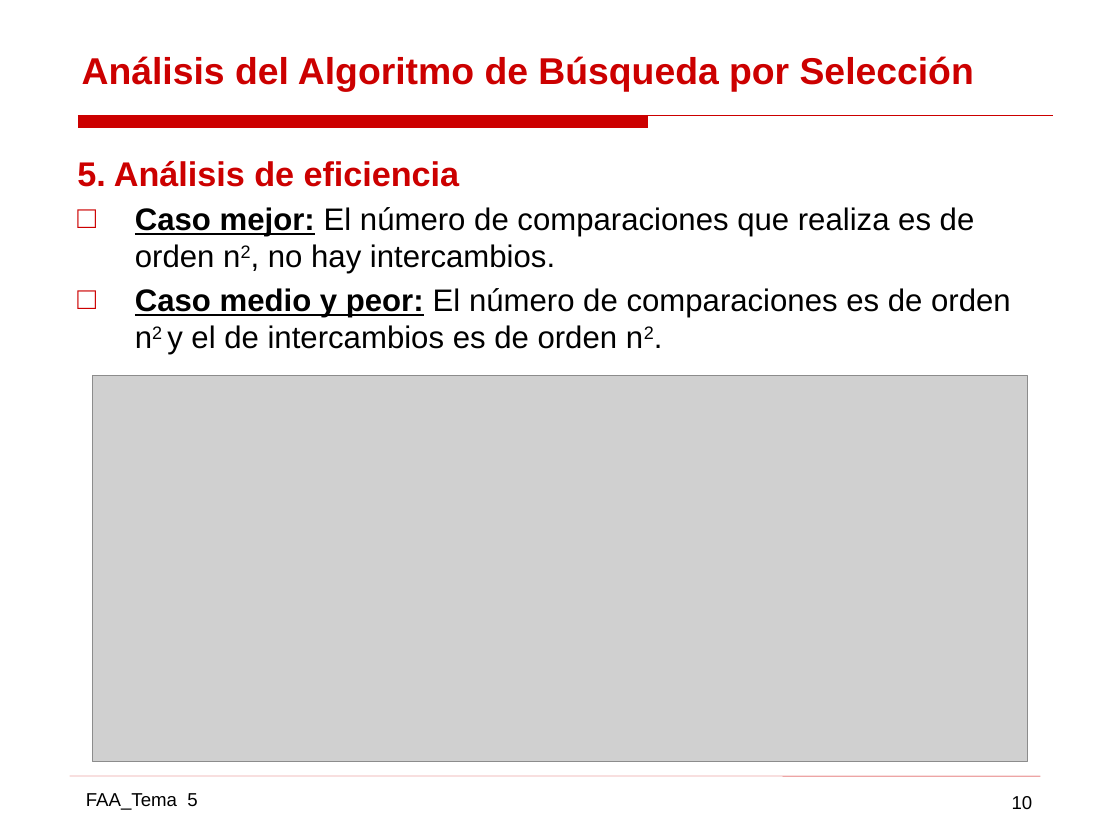
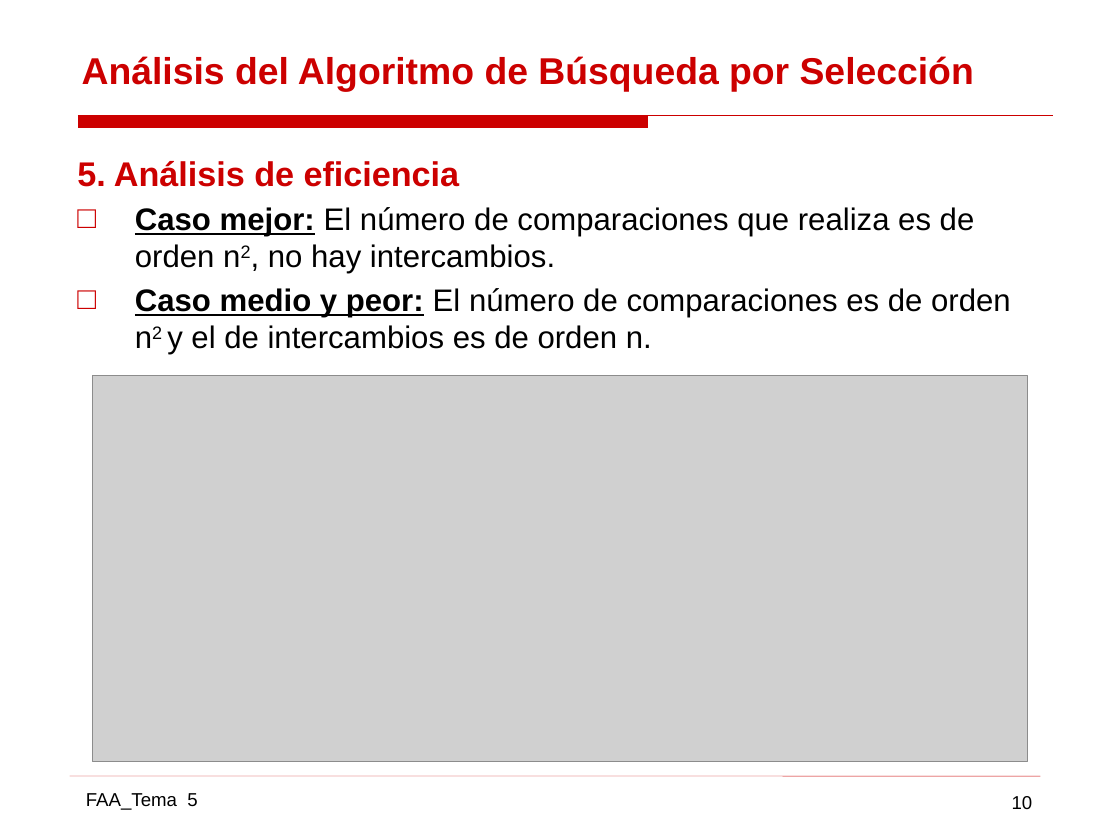
Before and after one commit to gabrielpr96/ETSIcode, a slide deck: slide 10 of FAA/Practica 2 AAD/AAD_11.pptx. Drawn at 1120x840 pixels with LibreOffice and Linux fonts; fonts in the diff are those of the drawing; grey boxes stand for pictures. Boxes give left, top, right and bottom in pixels: in the first picture for what was removed or moved away, otherwise in the second. Text is boxed around its words. In the diff, an @@ line names an element or a change of style, - is before the commit and + after.

```diff
--- a/FAA/Practica 2 AAD/AAD_11.pptx
+++ b/FAA/Practica 2 AAD/AAD_11.pptx
@@ text at (x1=135, y1=288, x2=1011, y2=355): text changed @@
-□ Caso medio y peor: El número de comparaciones es de orden n2 y el de intercambios es de orden n2.
+□ Caso medio y peor: El número de comparaciones es de orden n2 y el de intercambios es de orden n.
```
Also in this commit, not shown: 7 other slides changed, 51 other files.
